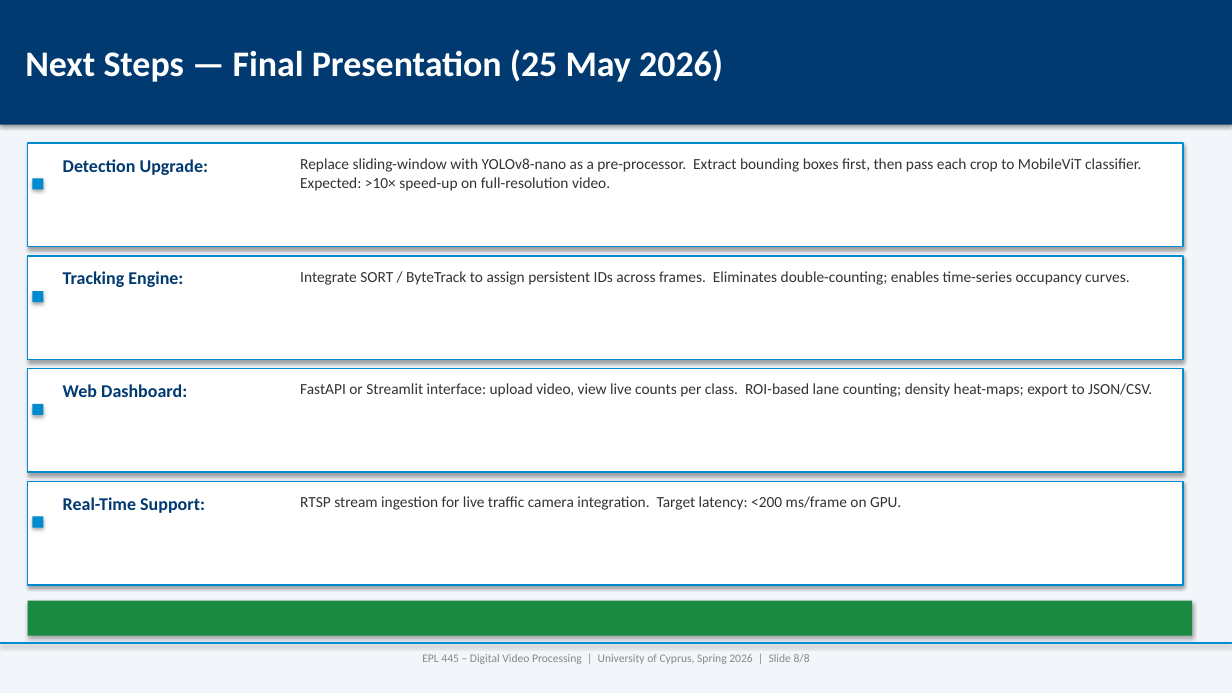
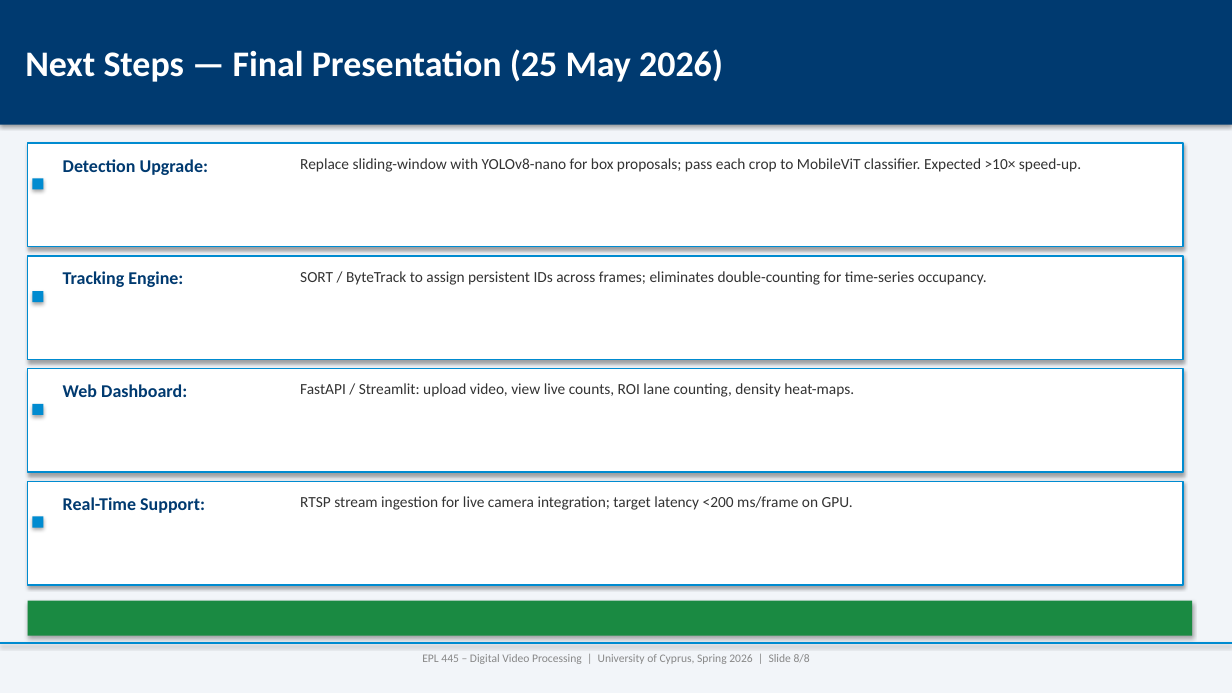
Before and after one commit to AndrewDemsDS/EPL445_MobileViT, a slide deck: slide 8 of EPL445_Interim2_MobileViT_Presentation.pptx. Drawn at 1232x693 pixels with LibreOffice and Linux fonts; fonts in the diff are those of the drawing. Boxes give left, top, right and bottom in pixels: in the first picture for what was removed or moved away, otherwise in the second. Text is boxed around its words. In the diff, an @@ line names an element or a change of style, - is before the commit and + after.

```diff
--- a/EPL445_Interim2_MobileViT_Presentation.pptx
+++ b/EPL445_Interim2_MobileViT_Presentation.pptx
@@ text at (300,158,1081,172): text changed @@
-Replace sliding-window with YOLOv8-nano as a pre-processor. Extract bounding boxes first, then pass each crop to MobileViT classifier. Expected: >10× speed-up on full-resolution video.
+Replace sliding-window with YOLOv8-nano for box proposals; pass each crop to MobileViT classifier. Expected >10× speed-up.
@@ text at (300,271,987,285): text changed @@
-Integrate SORT / ByteTrack to assign persistent IDs across frames. Eliminates double-counting; enables time-series occupancy curves.
+SORT / ByteTrack to assign persistent IDs across frames; eliminates double-counting for time-series occupancy.
@@ text at (300,383,854,397): text changed @@
-FastAPI or Streamlit interface: upload video, view live counts per class. ROI-based lane counting; density heat-maps; export to JSON/CSV.
+FastAPI / Streamlit: upload video, view live counts, ROI lane counting, density heat-maps.
@@ text at (300,496,853,510): text changed @@
-RTSP stream ingestion for live traffic camera integration. Target latency: <200 ms/frame on GPU.
+RTSP stream ingestion for live camera integration; target latency <200 ms/frame on GPU.
```
Also in this commit, not shown: 5 other slides changed, 24 other files.
